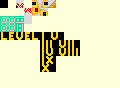
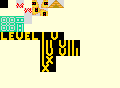
The second (120, 88) image is a revision of the first. Changes to its layers:
painted on "Fondo" over [16, 0, 64, 8]
